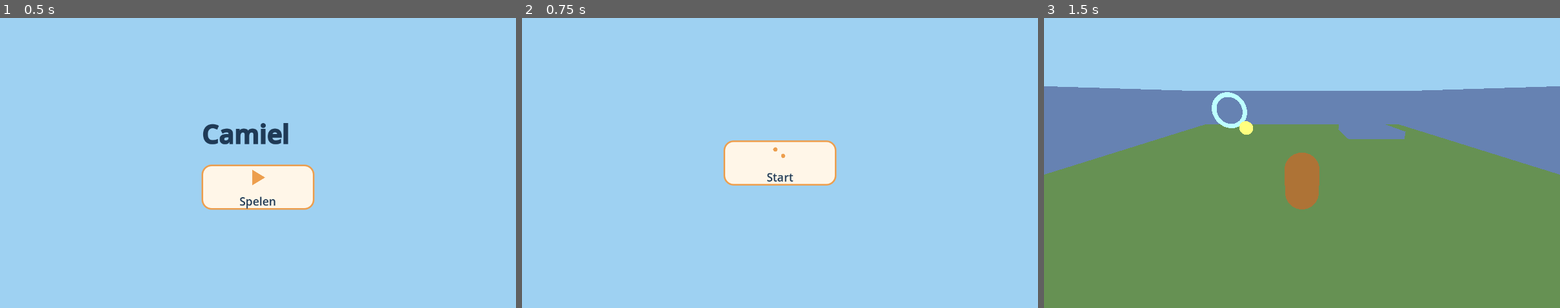
Above: before the commit, frames 1-3 (left to right).
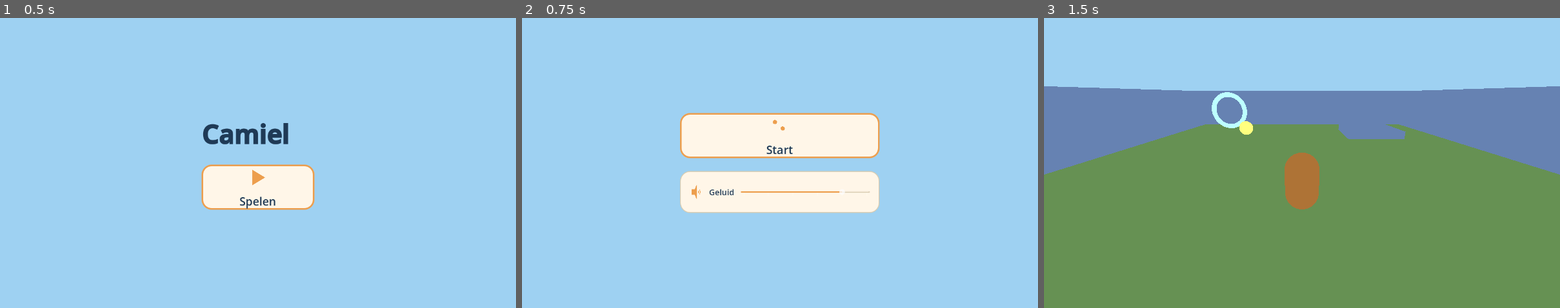
Above: after the commit, the same moments.

Repository: Euraika-Labs/Project-Camiel
Game: Godot game, scene res://scenes/title_screen.tscn
Same seed, same stepped clock (60 frames per second), same inputs: the game is played once before the commit and once after it.
Inputs (mouse positions are in pixels of both pictures, inside the frame that each line leads up to; where the layout moved, square brackets give the same spot in the first picture):
- Up to frame 1 (0.5 s): no input
- Up to frame 2 (0.75 s): click (780, 186) at 0.5 s
- Up to frame 3 (1.5 s): click (1302, 136) [1302, 163] at 1.25 s

Frame 1 is identical in both runs. In frame 2, 11% of the frame differs, in the area x 30-70%, y 32-68%; in frame 3, nothing differs.

Commit message:
feat(02-05): sound slider on main menu wired to the effects bus (Task 1)
- AudioPanel/AudioRows/SfxRow added to scenes/main_menu.tscn via a throwaway
  generator (deleted before commit): speaker icon, "Geluid" label, %SfxSlider
  (0-100 step 5, default 80, min size 320x56)
- main_menu.gd connects %SfxSlider.value_changed and reads the slider's
  initial position back from AudioManager.get_sfx_volume() via
  set_value_no_signal(), so the menu never talks to the bus graph directly
- probe_audio_buses.gd gained _case_menu_sfx_slider: RED confirmed the slider
  did not exist, GREEN proves the read-back, that moving the slider to 50
  sets the SFX bus to linear_to_db(0.5) while leaving Music untouched, and
  that the slider extremes give 0.0/1.0 linear with no engine error

Diff:
--- a/scenes/main_menu.tscn
+++ b/scenes/main_menu.tscn
@@ -4,10 +4,11 @@
 [ext_resource type="Script" path="res://scripts/main_menu.gd" id="2_8ln24"]
 [ext_resource type="PackedScene" path="res://scenes/ui/menu_button.tscn" id="3_rtw2f"]
 [ext_resource type="Script" path="res://scripts/ui/menu_button.gd" id="4_oa1go"]
+[ext_resource type="Script" path="res://scripts/ui/vector_icon.gd" id="5_8ln24"]
 
 [node name="MainMenu" type="Control" unique_id=363801507]
 layout_mode = 3
-anchors_preset = 0
+anchors_preset = 15
 anchor_right = 1.0
 anchor_bottom = 1.0
 theme = ExtResource("1_wu84c")
@@ -44,3 +45,34 @@
 script = ExtResource("4_oa1go")
 label_text = "Start"
 icon_kind = "walk"
+
+[node name="AudioPanel" type="PanelContainer" parent="CenterContainer/MarginContainer/Content" unique_id=2087255942]
+layout_mode = 2
+
+[node name="AudioRows" type="VBoxContainer" parent="CenterContainer/MarginContainer/Content/AudioPanel" unique_id=2102474019]
+layout_mode = 2
+theme_override_constants/separation = 24
+
+[node name="SfxRow" type="HBoxContainer" parent="CenterContainer/MarginContainer/Content/AudioPanel/AudioRows" unique_id=1561870240]
+layout_mode = 2
+theme_override_constants/separation = 16
+
+[node name="SfxIcon" type="Control" parent="CenterContainer/MarginContainer/Content/AudioPanel/AudioRows/SfxRow" unique_id=474425996]
+custom_minimum_size = Vector2(32, 32)
+layout_mode = 2
+script = ExtResource("5_8ln24")
+icon_kind = "speaker"
+
+[node name="SfxLabel" type="Label" parent="CenterContainer/MarginContainer/Content/AudioPanel/AudioRows/SfxRow" unique_id=1139773057]
+layout_mode = 2
+theme_type_variation = &"SmallLabel"
+text = "Geluid"
+
+[node name="SfxSlider" type="HSlider" parent="CenterContainer/MarginContainer/Content/AudioPanel/AudioRows/SfxRow" unique_id=1095766806]
+unique_name_in_owner = true
+custom_minimum_size = Vector2(320, 56)
+layout_mode = 2
+step = 5.0
+value = 80.0
+tick_count = 6
+ticks_on_borders = true
--- a/scripts/main_menu.gd
+++ b/scripts/main_menu.gd
@@ -17,6 +17,9 @@
 	%StartButton.pressed.connect(_on_start_button_pressed)
 	%StartButton.grab_focus()
 
+	%SfxSlider.value_changed.connect(_on_sfx_slider_value_changed)
+	%SfxSlider.set_value_no_signal(AudioManager.get_sfx_volume() * 100.0)
+
 
 func _on_start_button_pressed() -> void:
 	if _transitioning:
@@ -24,3 +27,7 @@
 	_transitioning = true
 	transition_requested.emit(INTRO_LEVEL_PATH)
 	get_tree().change_scene_to_file.call_deferred(INTRO_LEVEL_PATH)
+
+
+func _on_sfx_slider_value_changed(value: float) -> void:
+	AudioManager.set_sfx_volume(value / 100.0)
--- a/scripts/tools/probe_audio_buses.gd
+++ b/scripts/tools/probe_audio_buses.gd
@@ -45,6 +45,7 @@
 	await _case_sfx_streams()
 	await _case_sfx_plays()
 	await _case_sfx_volume_isolation()
+	await _case_menu_sfx_slider()
 
 	if _cases_run == 0:
 		push_error("Audio bus probe ran no cases.")
@@ -261,3 +262,96 @@
 
 	_cases_run += 1
 	print("PASS sfx_volume_isolation")
+
+
+func _case_menu_sfx_slider() -> void:
+	var music_idx := AudioServer.get_bus_index(BUS_MUSIC)
+	var sfx_idx := AudioServer.get_bus_index(BUS_SFX)
+
+	var packed: PackedScene = load("res://scenes/main_menu.tscn")
+	var menu: Control = packed.instantiate()
+	root.add_child(menu)
+	await process_frame
+	await process_frame
+
+	var slider := menu.get_node_or_null("%SfxSlider") as HSlider
+	if slider == null:
+		push_error("main_menu.tscn has no %SfxSlider node.")
+		menu.queue_free()
+		quit(1)
+		return
+
+	if slider.min_value != 0 or slider.max_value != 100 or slider.step != 5:
+		push_error("%%SfxSlider range is %f-%f step %f, expected 0-100 step 5." % [slider.min_value, slider.max_value, slider.step])
+		menu.queue_free()
+		quit(1)
+		return
+
+	if slider.custom_minimum_size.x < 320.0 or slider.custom_minimum_size.y < 56.0:
+		push_error("%%SfxSlider custom_minimum_size is %s, expected at least (320, 56)." % slider.custom_minimum_size)
+		menu.queue_free()
+		quit(1)
+		return
+
+	# Read-back proof: set a non-default effects level before the menu opened,
+	# then assert the slider picked it up rather than its scene-file default.
+	_audio_manager.set_sfx_volume(0.35)
+	menu.queue_free()
+	await process_frame
+	packed = load("res://scenes/main_menu.tscn")
+	menu = packed.instantiate()
+	root.add_child(menu)
+	await process_frame
+	await process_frame
+	slider = menu.get_node("%SfxSlider") as HSlider
+
+	var expected_value := 0.35 * 100.0
+	if absf(slider.value - expected_value) > 2.5:
+		push_error("%%SfxSlider.value on open was %f, expected ~%f (read-back from AudioManager, not the scene default)." % [slider.value, expected_value])
+		menu.queue_free()
+		quit(1)
+		return
+
+	var music_before := AudioServer.get_bus_volume_db(music_idx)
+	slider.value = 50
+	await process_frame
+
+	var expected_db := linear_to_db(0.5)
+	if not is_equal_approx(AudioServer.get_bus_volume_db(sfx_idx), expected_db):
+		push_error("Moving %%SfxSlider to 50 set SFX bus volume_db to %f, expected %f." % [AudioServer.get_bus_volume_db(sfx_idx), expected_db])
+		menu.queue_free()
+		quit(1)
+		return
+	if not is_equal_approx(AudioServer.get_bus_volume_db(music_idx), music_before):
+		push_error("Moving %SfxSlider changed the Music bus volume_db.")
+		menu.queue_free()
+		quit(1)
+		return
+
+	slider.value = slider.min_value
+	await process_frame
+	if absf(_audio_manager.get_sfx_volume() - 0.0) > 0.01:
+		push_error("%%SfxSlider at minimum gave sfx volume %f, expected 0.0." % _audio_manager.get_sfx_volume())
+		menu.queue_free()
+		quit(1)
+		return
+
+	slider.value = slider.max_value
+	await process_frame
+	if absf(_audio_manager.get_sfx_volume() - 1.0) > 0.01:
+		push_error("%%SfxSlider at maximum gave sfx volume %f, expected 1.0." % _audio_manager.get_sfx_volume())
+		menu.queue_free()
+		quit(1)
+		return
+
+	# The Start control's own exactly-once activation path is covered by
+	# probe_screen_flow.gd, which instantiates this same (now audio-panel-
+	# bearing) scene and drives %StartButton through a real transition. Not
+	# re-tested here to avoid triggering an actual scene change from inside
+	# this probe's SceneTree.
+
+	_audio_manager.set_sfx_volume(0.8)
+	menu.queue_free()
+
+	_cases_run += 1
+	print("PASS menu_sfx_slider")
